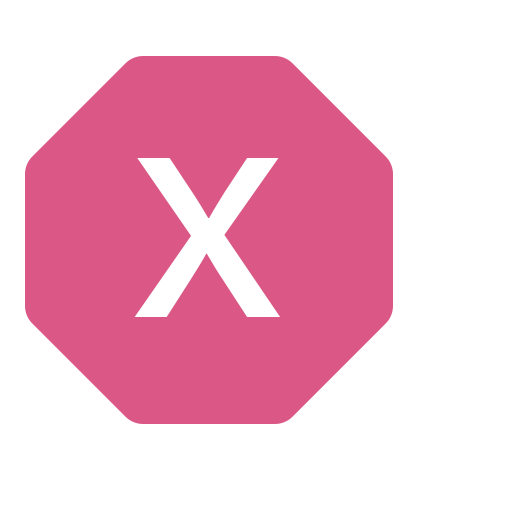
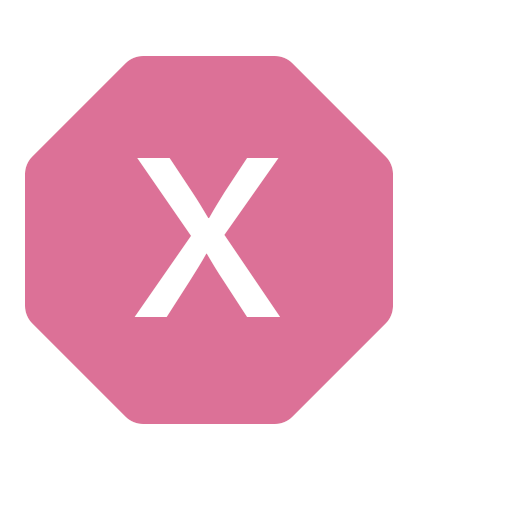
Revision of a layered 512×512 image; what changed, layer by layer:
painted on "Polygon 1" over (25, 56, 393, 424)
